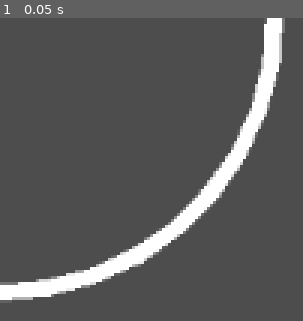
Above: before the commit, frame 1.
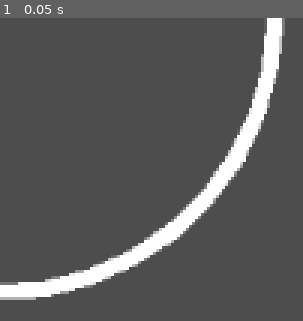
Above: after the commit, the same moment.

Repository: RCJacH/lazer_escape-Godot-game
Game: Godot game, scene res://src/obstacles/bounceable/cave/cave.tscn
The game is run twice, just before and just after one commit, with the same random seed, the same clock (stepped at 60 frames per second) and the same inputs. The project has no main scene, so this scene is started directly.
Inputs:
- Up to frame 1 (0.05 s): no input

The runs differ from the first frame. In frame 1, 0.8% of the frame differs, in the area x 0-95%, y 1-94%.

Commit message:
change opening width to widen on both side

Diff:
--- a/src/obstacles/bounceable/cave/opening.gd
+++ b/src/obstacles/bounceable/cave/opening.gd
@@ -46,9 +46,11 @@
 
 
 func as_vector() -> Vector2:
-	var start := position
+	var start := position - width * 0.5
 	if start >= 1.0:
 		start -= 1.0
+	elif start < 0.0:
+		start += 1.0
 	var end := start + width
 	return Vector2(start, end)
 
